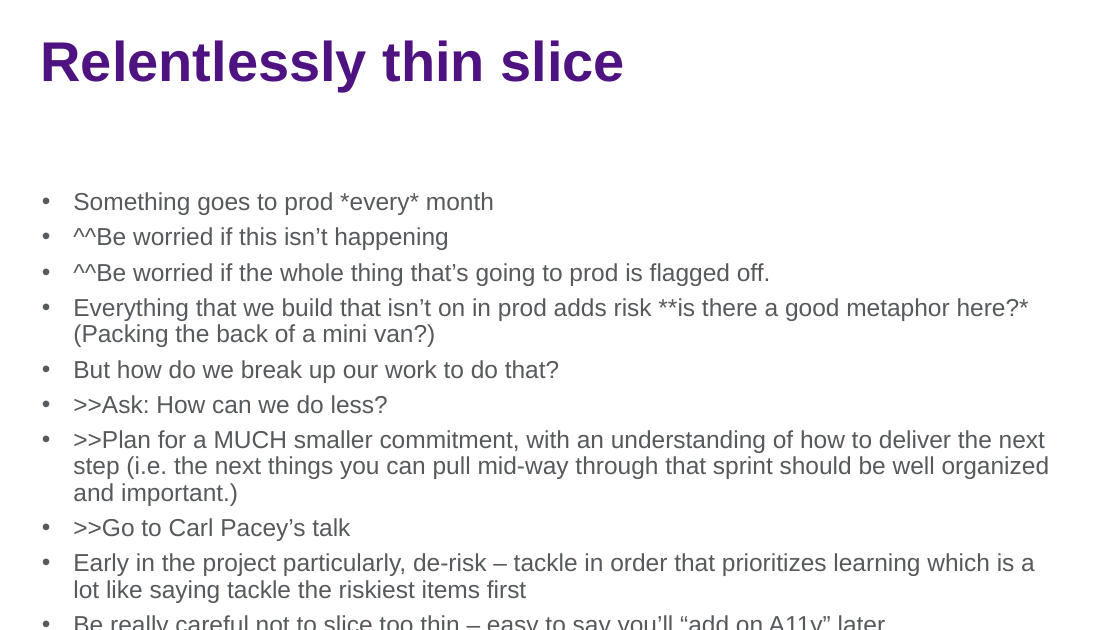
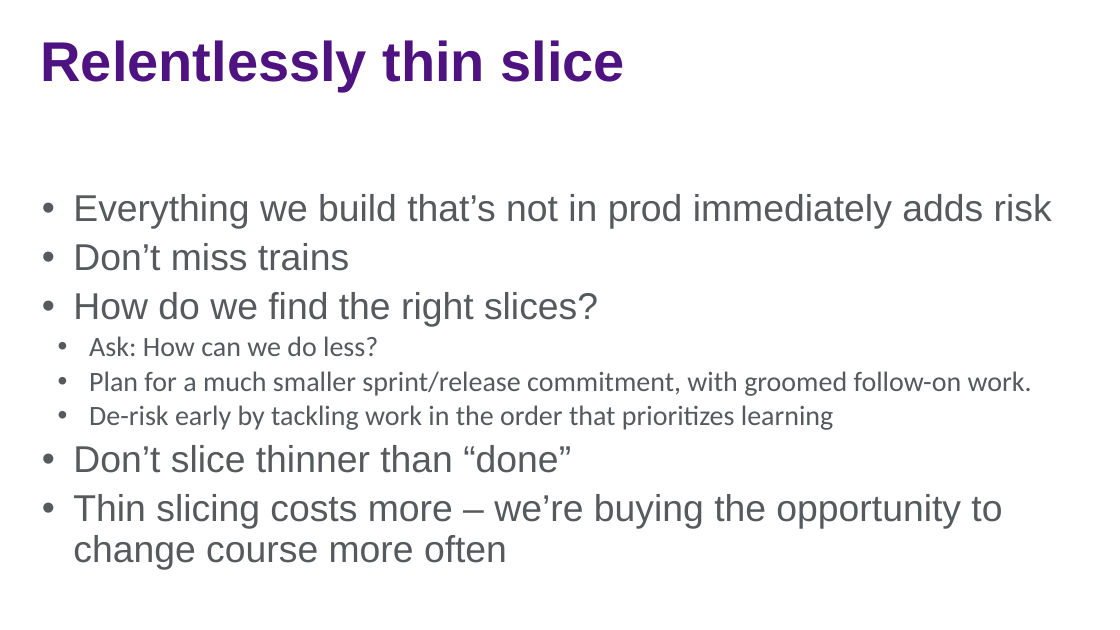
Before and after one commit to jasonjwood/presentations, a slide deck: slide 19 of InFusion2016 - Getting It Done - Jason Wood.pptx (slide 17 before the commit). Drawn at 1120x630 pixels with LibreOffice and Linux fonts; fonts in the diff are those of the drawing; background and template pictures are left out. Boxes give left, top, right and bottom in pixels: in the first picture for what was removed or moved away, otherwise in the second. Text is boxed around its words. In the diff, an @@ line names an element or a change of style, - is before the commit and + after.

Commit message:
draft

```diff
--- a/InFusion2016 - Getting It Done - Jason Wood.pptx
+++ b/InFusion2016 - Getting It Done - Jason Wood.pptx
@@ text at (73,194,1052,570): text changed; size 21 to 32 pt @@
-• Something goes to prod *every* month
-• ^^Be worried if this isn’t happening
-• ^^Be worried if the whole thing that’s going to prod is flagged off.
-• Everything that we build that isn’t on in prod adds risk **is there a good metaphor here?* (Packing the back of a mini van?)
-• But how do we break up our work to do that?
-• >>Ask: How can we do less?
-• >>Plan for a MUCH smaller commitment, with an understanding of how to deliver the next step (i.e. the next things you can pull mid-way through that sprint should be well organized and important.)
-• >>Go to Carl Pacey’s talk
-• Early in the project particularly, de-risk – tackle in order that prioritizes learning which is a lot like saying tackle the riskiest items first
-• Be really careful not to slice too thin – easy to say you’ll “add on A11y” later…
+• Everything we build that’s not in prod immediately adds risk
+• Don’t miss trains
+• How do we find the right slices?
+  • Ask: How can we do less?
+  • Plan for a much smaller sprint/release commitment, with groomed follow-on work.
+  • De-risk early by tackling work in the order that prioritizes learning
+• Don’t slice thinner than “done”
+• Thin slicing costs more – we’re buying the opportunity to change course more often
```
Also in this commit, not shown: 9 other slides changed, 2 slides added.
